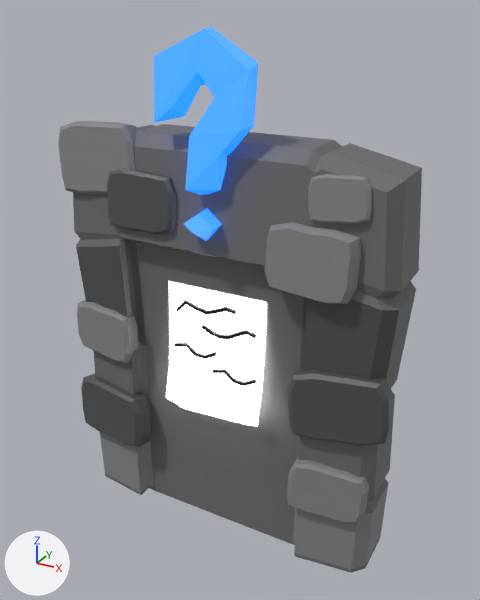
A saved change to the FBX model SeriousGames-GeographyGame/Assets/Models/Environment/QuestionWall.fbx.
One viewpoint serves both versions: a 50 mm lens placed at (1.89, -3.32, 3.26), pointed at (0.08, -0.01, 1.61). Lighting does not change. The marker at lower left points along +X, +Y and +Z. Where no turn or scale is listed for an object, it has been applied to the vertices.

In view in the first picture: 'QuestionWall'.
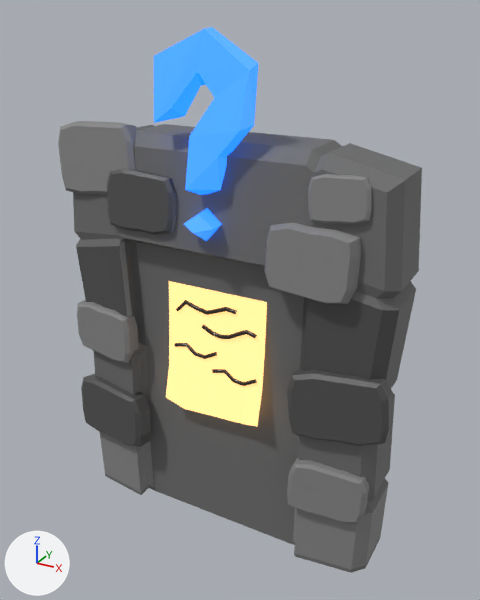
Commit message: Created/Tweaked Question UI Look & Question Wall Mesh

What differs and where, as boxes (x1, y1, x2, y2) in the pictures (480 x 600 px):
'QuestionWall', recoloured: (125, 228, 290, 450) in both

The change, as a diff of the scene's bpy script:
```diff
--- a/SeriousGames-GeographyGame/Assets/Models/Environment/QuestionWall.fbx.py
+++ b/SeriousGames-GeographyGame/Assets/Models/Environment/QuestionWall.fbx.py
@@ mat_questionpaper @@
 mat_questionpaper = principled_material('QuestionPaper')
-mat_questionpaper.base_color = (0.8, 0.8, 0.8)  # white #e7e7e7
+mat_questionpaper.base_color = (0.638, 0.391, 0.17)  # brown #d1a873
 mat_questionpaper.emission_strength = 4.0
+mat_questionpaper.emission_color = (0.342, 0.183, 0.0675)  # brown #9e7749
```
